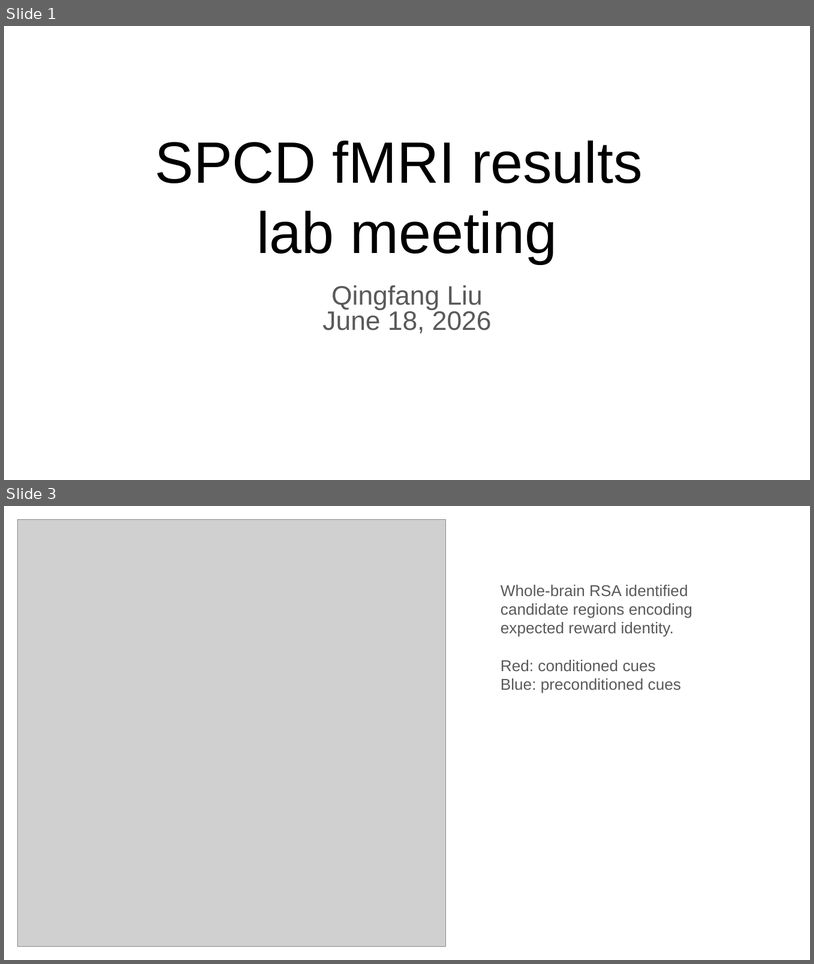
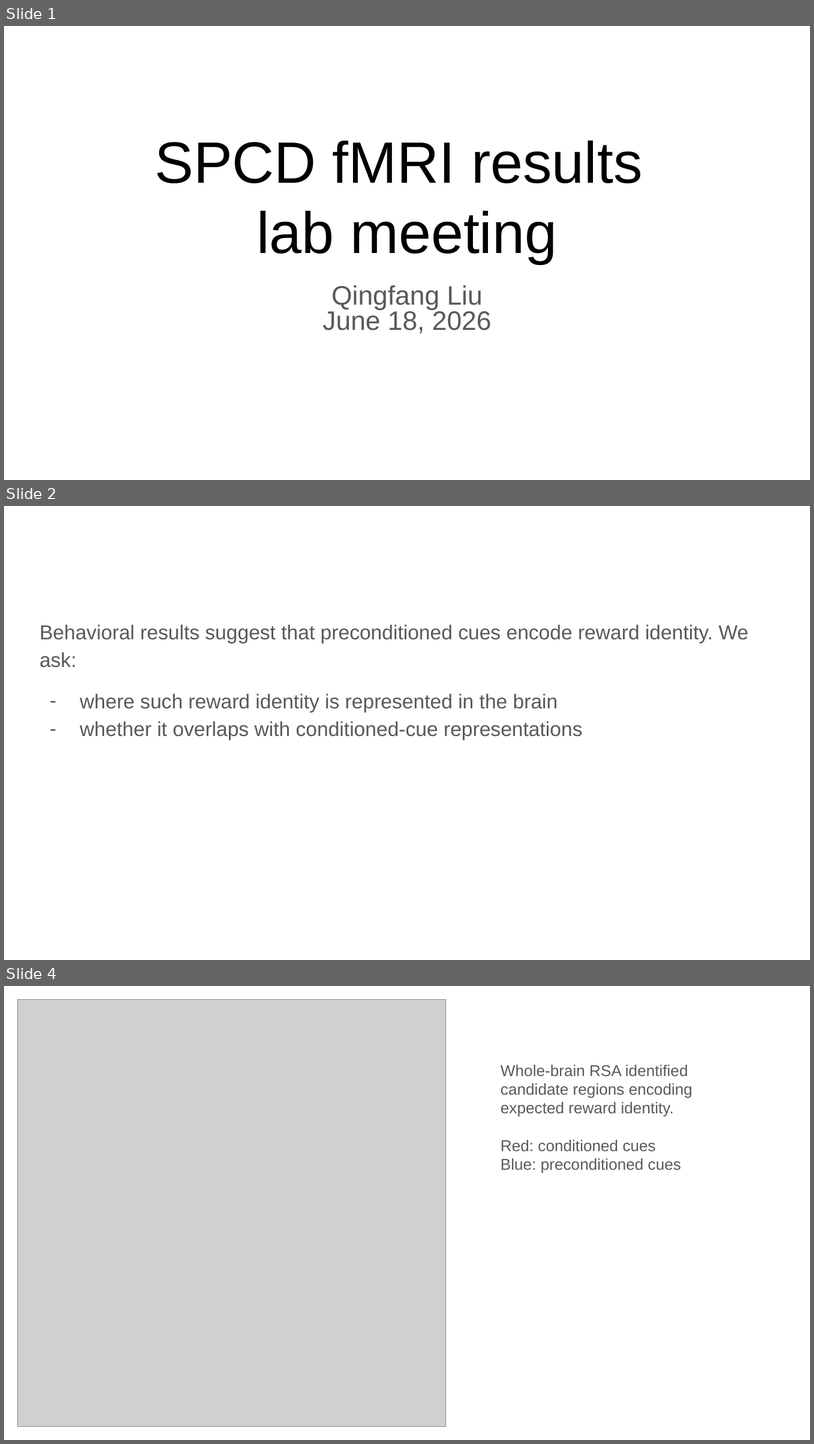
Before and after one commit to QingfangLiu/project-spcd, a slide deck: docs/SPCD fMRI results lab meeting.pptx. Shown one above the other, each under a label of ours: slides 1 and 3 before the commit, slides 1, 2 and 4 after it; the slides between them are not shown. The pictures are 814x964 and 814x1444 pixels, drawn with LibreOffice and Linux fonts; fonts in the diff are those of the drawing; grey boxes stand for pictures. Boxes give left, top, right and bottom in pixels: in the first picture for what was removed or moved away, otherwise in the second. Text is boxed around its words. In the diff, an @@ line names an element or a change of style, - is before the commit and + after.

```diff
--- a/docs/SPCD fMRI results lab meeting.pptx
+++ b/docs/SPCD fMRI results lab meeting.pptx
@@ slide 2 added at [4,506,810,960], background #FFFFFF @@
@@ text added at [39,624,749,739], 18 pt, text #595959 @@
+Behavioral results suggest that preconditioned cues encode reward identity. We ask:
+– where such reward identity is represented in the brain
+– whether it overlaps with conditioned-cue representations
@@ what was slide 3 is now slide 4 @@
```
Also in this commit, not shown: 1 slide changed, 2 other slides added.
